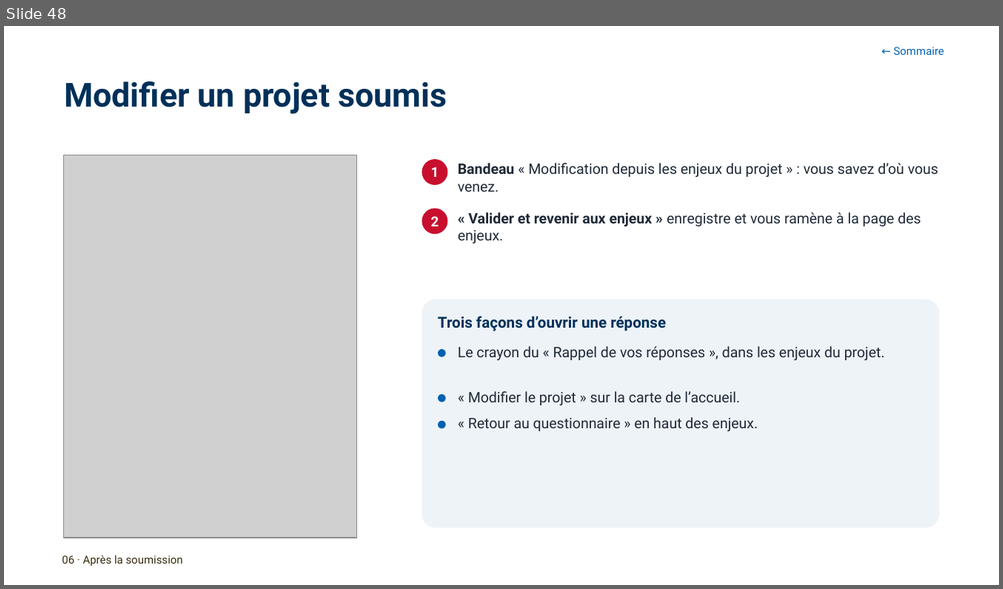
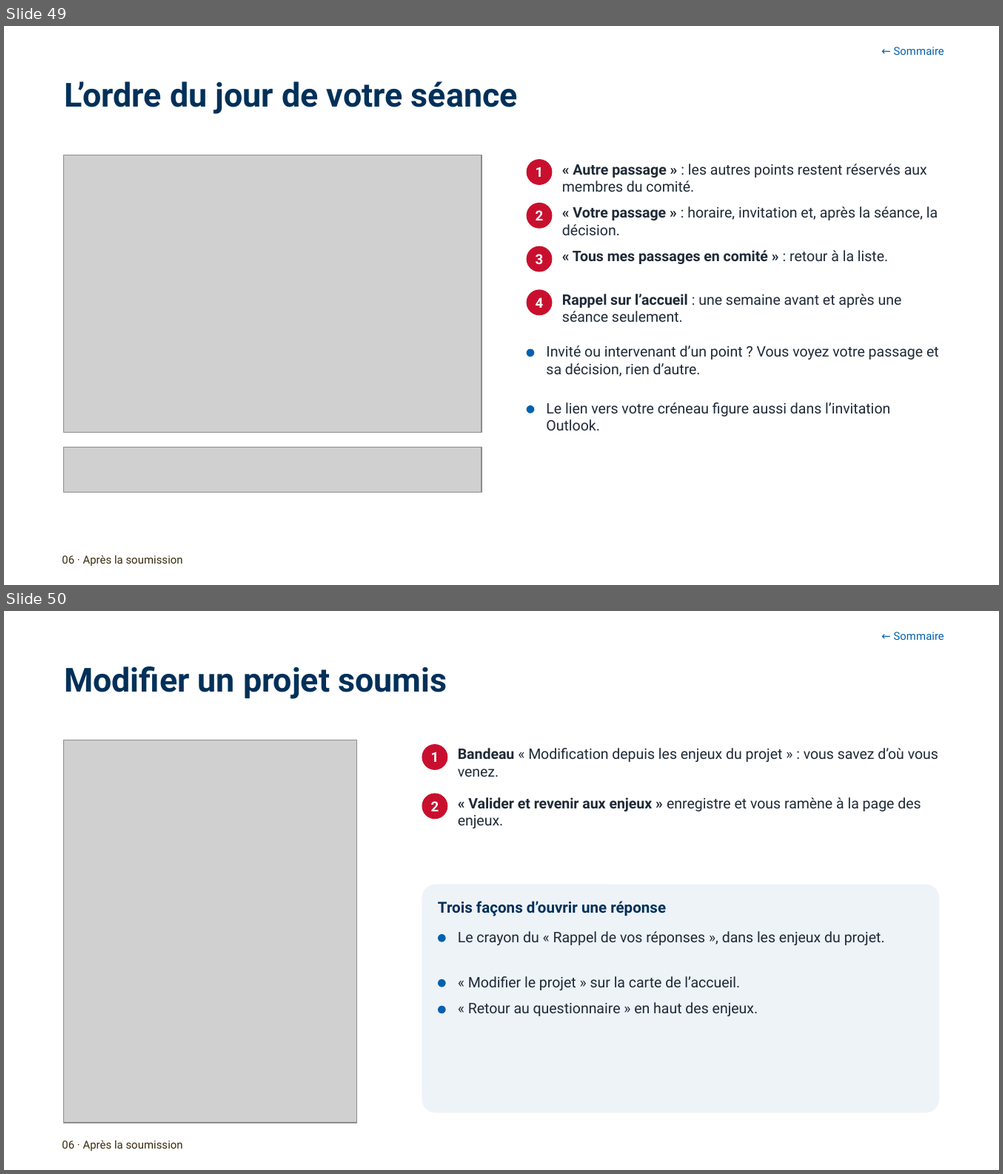
Before and after one commit to antoinelmariel-ux/ProjectNavigator, a slide deck: docs/Project Navigator _ Manuel Chef de Project.pptx. Shown one above the other, each under a label of ours: slide 48 before the commit, slides 49 and 50 after it. The pictures are 1003x589 and 1003x1174 pixels, drawn with LibreOffice and Linux fonts; fonts in the diff are those of the drawing; grey boxes stand for pictures; background and template pictures are left out. Boxes give left, top, right and bottom in pixels: in the first picture for what was removed or moved away, otherwise in the second. Text is boxed around its words. In the diff, an @@ line names an element or a change of style, - is before the commit and + after.

```diff
--- a/docs/Project Navigator _ Manuel Chef de Project.pptx
+++ b/docs/Project Navigator _ Manuel Chef de Project.pptx
@@ slide 49 added at bbox=[4, 26, 999, 585], background #FFFFFF @@
@@ text added at bbox=[893, 47, 944, 55], 8 pt, text #0061B0 @@
+← Sommaire
@@ title added at bbox=[64, 82, 518, 114], 24 pt, text #003059, bold @@
+L’ordre du jour de votre séance
@@ picture added at bbox=[64, 156, 481, 433] @@
@@ ellipse added at bbox=[526, 159, 552, 185], fill #C8102E, 10 pt, text #FFFFFF, bold @@
+1
@@ text added at bbox=[562, 164, 927, 192], 10.5 pt, text #1F2A37 @@
+« Autre passage » : les autres points restent réservés aux membres du comité.
@@ ellipse added at bbox=[526, 203, 552, 229], fill #C8102E, 10 pt, text #FFFFFF, bold @@
+2
@@ text added at bbox=[562, 207, 937, 235], 10.5 pt, text #1F2A37 @@
+« Votre passage » : horaire, invitation et, après la séance, la décision.
@@ ellipse added at bbox=[526, 246, 552, 272], fill #C8102E, 10 pt, text #FFFFFF, bold @@
+3
@@ text added at bbox=[572, 250, 888, 264], 10.5 pt, text #1F2A37, bold @@
+« Tous mes passages en comité » : retour à la liste.
@@ ellipse added at bbox=[526, 289, 552, 315], fill #C8102E, 10 pt, text #FFFFFF, bold @@
+4
@@ text added at bbox=[562, 294, 902, 323], 10.5 pt, text #1F2A37 @@
+Rappel sur l’accueil : une semaine avant et après une séance seulement.
@@ ellipse added at bbox=[526, 349, 534, 358], fill #0061B0 @@
@@ text added at bbox=[546, 346, 939, 377], 10.5 pt, text #1F2A37 @@
+Invité ou intervenant d’un point ? Vous voyez votre passage et sa décision, rien d’autre.
@@ text added at bbox=[546, 403, 890, 431], 10.5 pt, text #1F2A37 @@
+Le lien vers votre créneau figure aussi dans l’invitation Outlook.
@@ ellipse added at bbox=[526, 406, 534, 414], fill #0061B0 @@
@@ picture added at bbox=[64, 448, 481, 492] @@
@@ text added at bbox=[62, 555, 183, 566], 8 pt, text #37290C @@
+06 · Après la soumission
@@ what was slide 48 is now slide 50 @@
```
Also in this commit, not shown: 3 slides changed, 1 other slide added, 1 other file.
